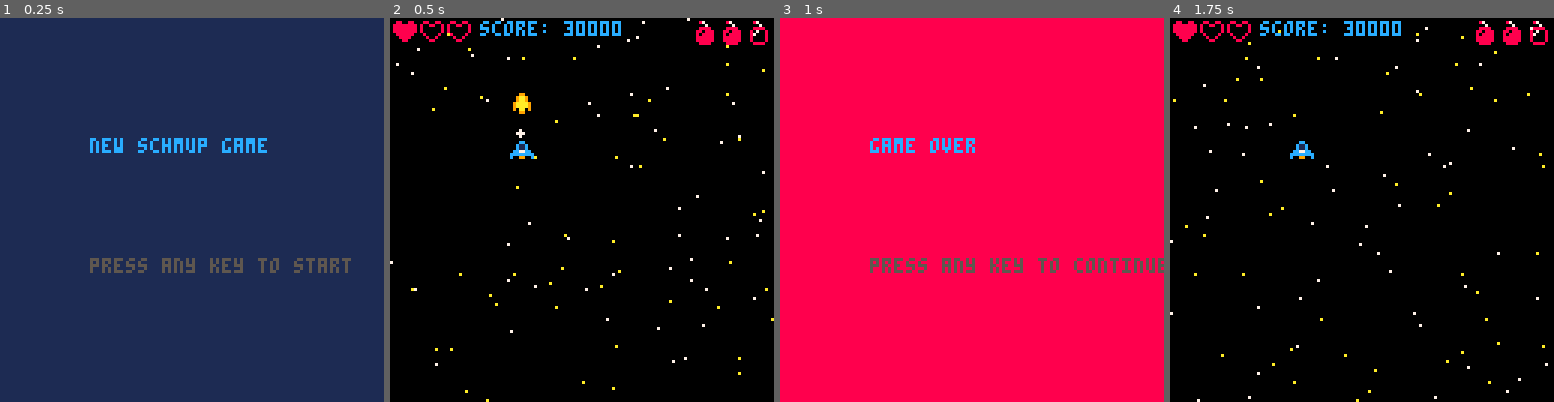
Above: before the commit, frames 1-4 (left to right).
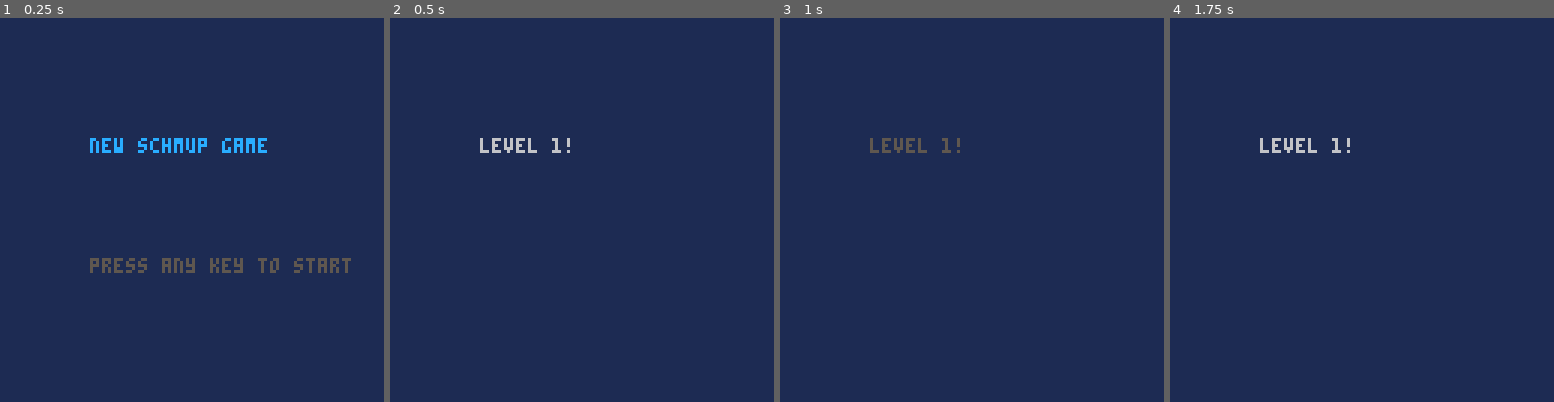
Above: after the commit, the same moments.

Repository: ljsnell/pico-8-shmup
Game: PICO-8 cartridge shmup.p8
Two runs of this game, one before a commit and one after it. Both use one fixed random seed, a clock stepped at 60 frames per second and the inputs below.
Inputs:
- Up to frame 1 (0.25 s): no input
- Up to frame 2 (0.5 s): tap X (X key) at 0.33 s
- Up to frame 3 (1 s): tap O (Z key) at 0.7 s
- Up to frame 4 (1.75 s): tap X (X key) at 1.07 s; hold Right from 1.6 s (still down); tap O (Z key) at 1.7 s

Frame 1 is identical in both runs. In frame 2, 100% of the frame differs, in the area x 0-100%, y 0-100%; in frame 3, 100%; in frame 4, 100%.

Commit message:
Got it working, might need to be adjusted but a start.

Diff:
--- a/shmup.p8
+++ b/shmup.p8
@@ -7,10 +7,11 @@
  	cls(0)
 	mode="start"
 	blinkt=1
+	splashcnt=0
 end
 
 function start_game()
-	mode="game"
+	mode="splash"
 
 	 --ship vars
  	shipx=40
@@ -48,6 +49,8 @@
 	elseif mode=="start" then
 		-- start screen
 		draw_start()
+	elseif mode=="splash" then
+		draw_splash()
 	elseif mode=="over" then
 		draw_over()
 	end
@@ -92,6 +95,11 @@
 	print("press any key to start", 30, 80, blink())
 end
 
+function draw_splash()
+	cls(1)
+	print("level 1!", 30, 40, blink())
+end
+
 function draw_over()
 	cls(8)
 	print("game over", 30, 40, 12)
@@ -100,19 +108,33 @@
 
 function _update()
 	blinkt+=1
+	splashcnt+=1
 	if mode=="game" then
 		-- run game
 		update_game()
 	elseif mode=="start" then
 		update_start()
+	elseif mode=="splash" then
+		update_splash()
 	elseif mode=="over" then
 		update_over()
 	end
+end
+
+function update_splash()
+	if splashcnt<100 then
+		mode="splash"
+	else
+		mode="game"
+		splashcnt=0
+	end
+
 end
 
 function update_over()
 	if btnp(4) or btnp(5) then
 		mode="start"
+		splashcnt=0
 	end
 end
 
